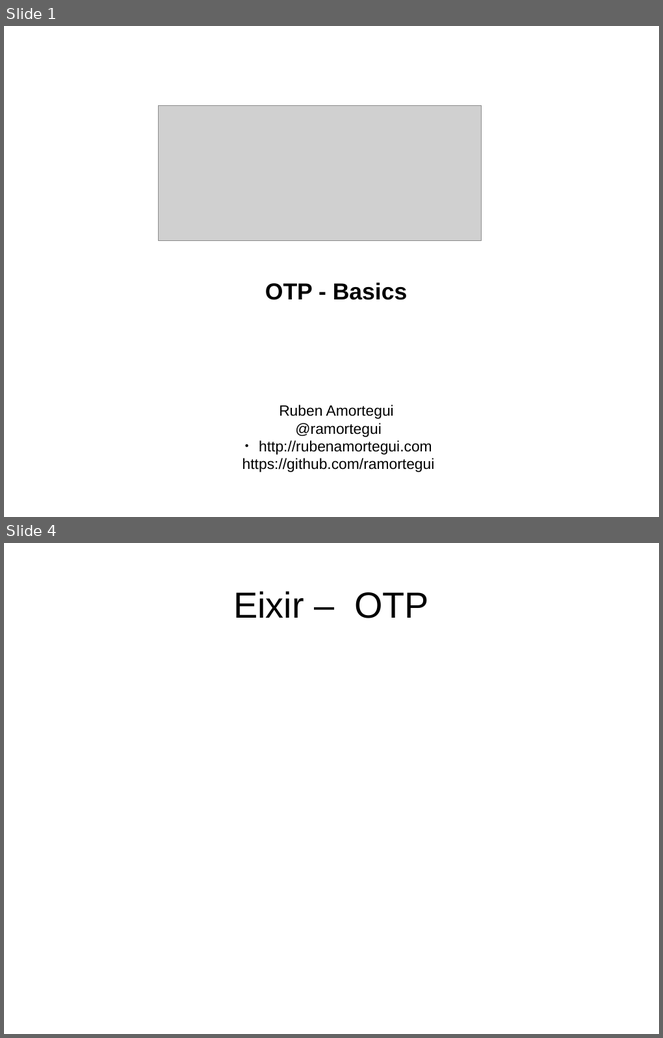
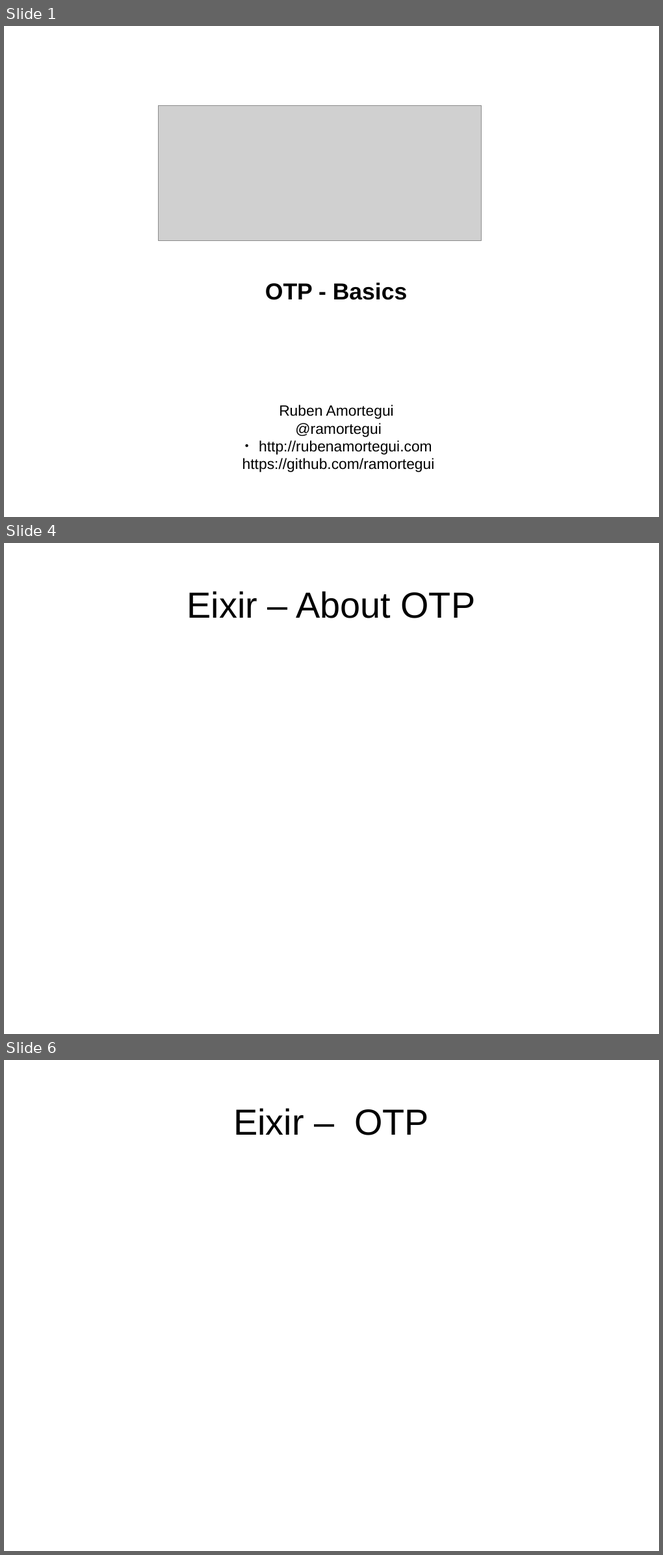
Before and after one commit to ramortegui/talks, a slide deck: elixir-otp-basics.odp. Shown one above the other, each under a label of ours: slides 1 and 4 before the commit, slides 1, 4 and 6 after it; the slides between them are not shown. The pictures are 663x1038 and 663x1555 pixels, drawn with LibreOffice and Linux fonts; fonts in the diff are those of the drawing; grey boxes stand for pictures. Boxes give left, top, right and bottom in pixels: in the first picture for what was removed or moved away, otherwise in the second. Text is boxed around its words. In the diff, an @@ line names an element or a change of style, - is before the commit and + after.

```diff
--- a/elixir-otp-basics.odp
+++ b/elixir-otp-basics.odp
@@ slide 4 added at (4, 543, 659, 1034), background #FFFFFF @@
@@ title added at (187, 591, 476, 618), 44 pt, text #000000 @@
+Eixir – About OTP
@@ what was slide 4 is now slide 6 @@
```
Also in this commit, not shown: 2 slides changed.
